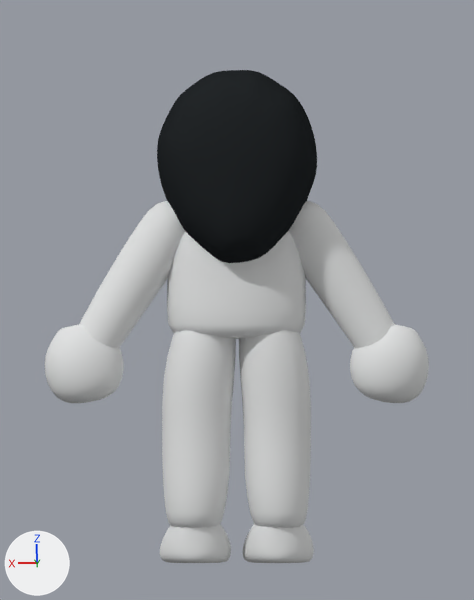
A saved change to the Blender file art/character/reference_character.blend.
One viewpoint serves both versions: the file's camera 'Three-view camera'. Every picture has the same lights, and +X, +Y and +Z are marked at lower left. The picture after the commit comes second.

In view in the first picture: 'ARM_LEFT', 'ARM_RIGHT', 'FOOT_LEFT', 'FOOT_RIGHT', 'HAND_LEFT', 'HAND_RIGHT', 'Hijab shell', 'LEG_LEFT', 'LEG_RIGHT', 'TORSO'.
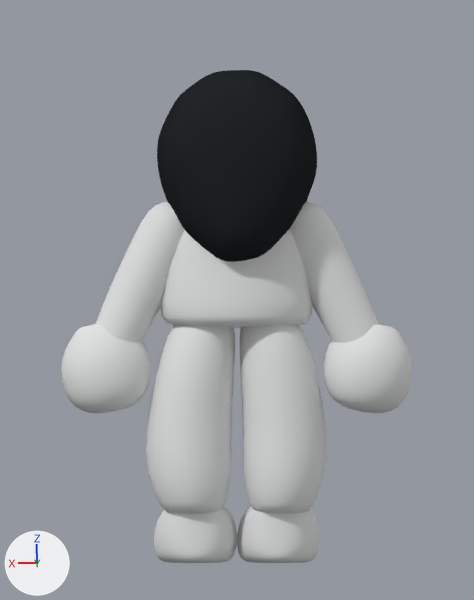
Patch to the scene script:
```diff
--- a/art/character/reference_character.blend.py
+++ b/art/character/reference_character.blend.py
@@ me_torso @@
-me_torso.from_pydata(...)  # 366 vertices, 364 faces; spans x -0.332..0.338, y -0.227..0.213, z 0.033..0.69
+me_torso.from_pydata(...)  # 366 vertices, 364 faces; spans x -0.365..0.371, y -0.25..0.238, z 0.087..0.69
+# me_torso part 1: 365 of 366 vertices moved; they spanned x -0.332..0.338, y -0.227..0.213, z 0.033..0.685 and now span x -0.365..0.371, y -0.25..0.238, z 0.087..0.687; mean shift (0.0, 0.0, 0.022); largest move (-0.056, 0.153, 0.043) -> (-0.062, 0.18, 0.094)
 me_torso.materials.append(mat_matte_chalk)
@@ me_arm_l @@
-me_arm_l.from_pydata(...)  # 314 vertices, 312 faces; spans x -0.521..0.092, y -0.148..0.126, z -0.691..0.12
+me_arm_l.from_pydata(...)  # 314 vertices, 312 faces; spans x -0.431..0.104, y -0.154..0.132, z -0.686..0.116
+# me_arm_l part 2: the whole mesh is multiplied about its middle by the matrix ((1.017, 0.0, -0.156), (-0.001, 1.05, -0.001), (0.061, 0.0, 0.961)), then moved by (0.049, 0.0, 0.0)
 me_arm_l.materials.append(mat_matte_chalk)
@@ me_mitten_l @@
-me_mitten_l.from_pydata(...)  # 422 vertices, 420 faces; spans x -0.197..0.183, y -0.167..0.151, z -0.218..0.169
+me_mitten_l.from_pydata(...)  # 422 vertices, 420 faces; spans x -0.117..0.312, y -0.186..0.17, z -0.266..0.175
+# me_mitten_l part 3: 422 of 422 vertices moved; they spanned x -0.197..0.183, y -0.167..0.151, z -0.218..0.169 and now span x -0.117..0.312, y -0.186..0.17, z -0.266..0.175; mean shift (0.104, 0.0, -0.019)
 me_mitten_l.materials.append(mat_matte_chalk)
@@ me_leg_l @@
-me_leg_l.from_pydata(...)  # 366 vertices, 364 faces; spans x -0.177..0.171, y -0.199..0.161, z -0.955..0.111
+me_leg_l.from_pydata(...)  # 366 vertices, 364 faces; spans x -0.252..0.168, y -0.242..0.179, z -0.878..0.111
+# me_leg_l part 4: 365 of 366 vertices moved; they spanned x -0.177..0.171, y -0.199..0.161, z -0.955..0.093 and now span x -0.252..0.168, y -0.242..0.179, z -0.878..0.093; mean shift (-0.019, 0.0, 0.016); largest move (-0.025, -0.02, -0.955) -> (-0.031, -0.02, -0.878)
 me_leg_l.materials.append(mat_matte_chalk)
@@ me_foot_l @@
-me_foot_l.from_pydata(...)  # 422 vertices, 420 faces; spans x -0.171..0.173, y -0.369..0.103, z -0.154..0.058
+me_foot_l.from_pydata(...)  # 422 vertices, 420 faces; spans x -0.199..0.2, y -0.391..0.103, z -0.153..0.138
+# me_foot_l part 5: 422 of 422 vertices moved; they spanned x -0.171..0.173, y -0.369..0.103, z -0.154..0.058 and now span x -0.199..0.2, y -0.391..0.103, z -0.153..0.138; mean shift (0.0, -0.009, 0.049)
 me_foot_l.materials.append(mat_matte_chalk)
@@ me_arm_r @@
-me_arm_r.from_pydata(...)  # 314 vertices, 312 faces; spans x -0.091..0.521, y -0.148..0.126, z -0.692..0.12
+me_arm_r.from_pydata(...)  # 314 vertices, 312 faces; spans x -0.103..0.431, y -0.154..0.132, z -0.686..0.116
+# me_arm_r part 6: the whole mesh is multiplied about its middle by the matrix ((1.017, 0.0, 0.156), (0.001, 1.05, -0.001), (-0.061, 0.0, 0.961)), then moved by (-0.049, 0.0, 0.0)
 me_arm_r.materials.append(mat_matte_chalk)
@@ me_mitten_r @@
-me_mitten_r.from_pydata(...)  # 422 vertices, 420 faces; spans x -0.182..0.199, y -0.167..0.151, z -0.218..0.169
+me_mitten_r.from_pydata(...)  # 422 vertices, 420 faces; spans x -0.31..0.119, y -0.186..0.17, z -0.266..0.175
+# me_mitten_r part 7: 422 of 422 vertices moved; they spanned x -0.182..0.199, y -0.167..0.151, z -0.218..0.169 and now span x -0.31..0.119, y -0.186..0.17, z -0.266..0.175; mean shift (-0.104, 0.0, -0.019)
 me_mitten_r.materials.append(mat_matte_chalk)
@@ me_leg_r @@
-me_leg_r.from_pydata(...)  # 366 vertices, 364 faces; spans x -0.174..0.182, y -0.199..0.161, z -0.955..0.111
+me_leg_r.from_pydata(...)  # 366 vertices, 364 faces; spans x -0.171..0.258, y -0.242..0.179, z -0.878..0.111
+# me_leg_r part 8: 365 of 366 vertices moved; they spanned x -0.174..0.182, y -0.199..0.161, z -0.955..0.093 and now span x -0.171..0.258, y -0.242..0.179, z -0.878..0.093; mean shift (0.019, 0.0, 0.016); largest move (0.025, -0.02, -0.955) -> (0.03, -0.02, -0.878)
 me_leg_r.materials.append(mat_matte_chalk)
@@ me_foot_r @@
-me_foot_r.from_pydata(...)  # 422 vertices, 420 faces; spans x -0.171..0.173, y -0.374..0.103, z -0.154..0.058
+me_foot_r.from_pydata(...)  # 422 vertices, 420 faces; spans x -0.199..0.2, y -0.396..0.103, z -0.153..0.138
+# me_foot_r part 9: 422 of 422 vertices moved; they spanned x -0.171..0.173, y -0.374..0.103, z -0.154..0.058 and now span x -0.199..0.2, y -0.396..0.103, z -0.153..0.138; mean shift (0.0, -0.009, 0.049)
 me_foot_r.materials.append(mat_matte_chalk)
```

Changed parts and their boxes (x1, y1, x2, y2) in the pictures (474 x 600 px):
'LEG_RIGHT', reshaped (20% wider): before (162, 330, 236, 528); after (146, 324, 235, 514)
'LEG_LEFT', reshaped (19% wider): before (239, 330, 311, 528); after (240, 324, 326, 514)
'TORSO', reshaped (9% wider, 9% shorter): before (167, 231, 306, 339); after (161, 230, 312, 328)
'ARM_LEFT', reshaped (16% narrower): before (289, 201, 395, 348); after (289, 202, 378, 343)
'ARM_RIGHT', reshaped (17% narrower): before (79, 201, 185, 348); after (96, 202, 184, 342)
'HAND_RIGHT', reshaped (14% wider, 14% taller): before (45, 325, 123, 403); after (61, 324, 150, 413)
'HAND_LEFT', reshaped (11% wider, 14% taller): before (350, 325, 429, 403); after (324, 324, 412, 413)
'FOOT_LEFT', reshaped (17% wider, 43% taller): before (243, 524, 314, 563); after (237, 507, 320, 563)
'FOOT_RIGHT', reshaped (17% wider, 45% taller): before (160, 524, 231, 563); after (154, 506, 237, 563)
